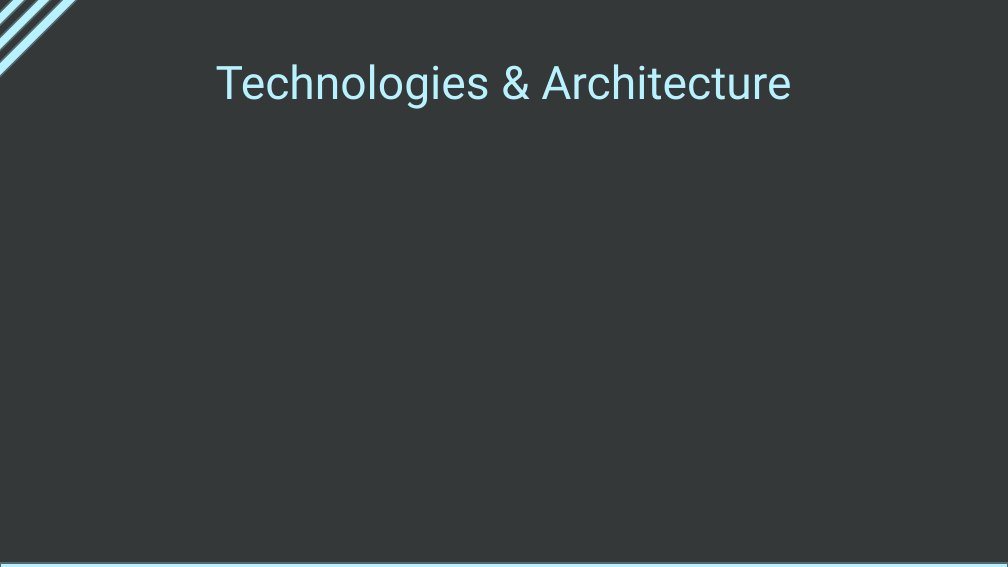
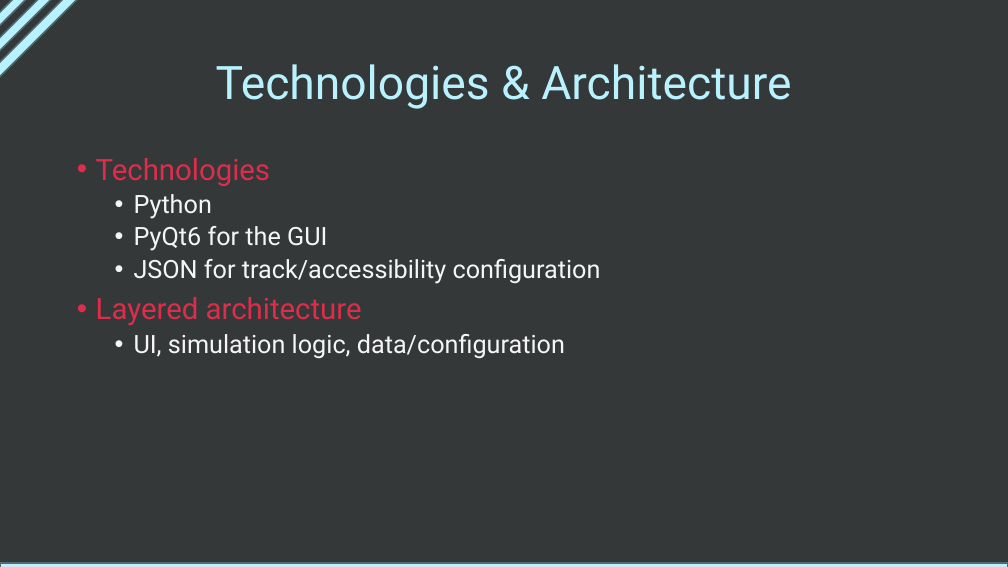
Before and after one commit to EoinFitzsimons/Final-Project, a slide deck: slide 3 of docs/Final Submission/Final Presentation.pptx. Drawn at 1008x567 pixels with LibreOffice and Linux fonts; fonts in the diff are those of the drawing; background and template pictures are left out. Boxes give left, top, right and bottom in pixels: in the first picture for what was removed or moved away, otherwise in the second. Text is boxed around its words. In the diff, an @@ line names an element or a change of style, - is before the commit and + after.

```diff
--- a/docs/Final Submission/Final Presentation.pptx
+++ b/docs/Final Submission/Final Presentation.pptx
@@ text added at bbox=[96, 158, 601, 359], 24 pt, text #F5F5F5 @@
+• Technologies
+  • Python
+  • PyQt6 for the GUI
+  • JSON for track/accessibility configuration
+• Layered architecture
+  • UI, simulation logic, data/configuration
```
Also in this commit, not shown: 3 slides added, 2 slides removed, 2 other files.
